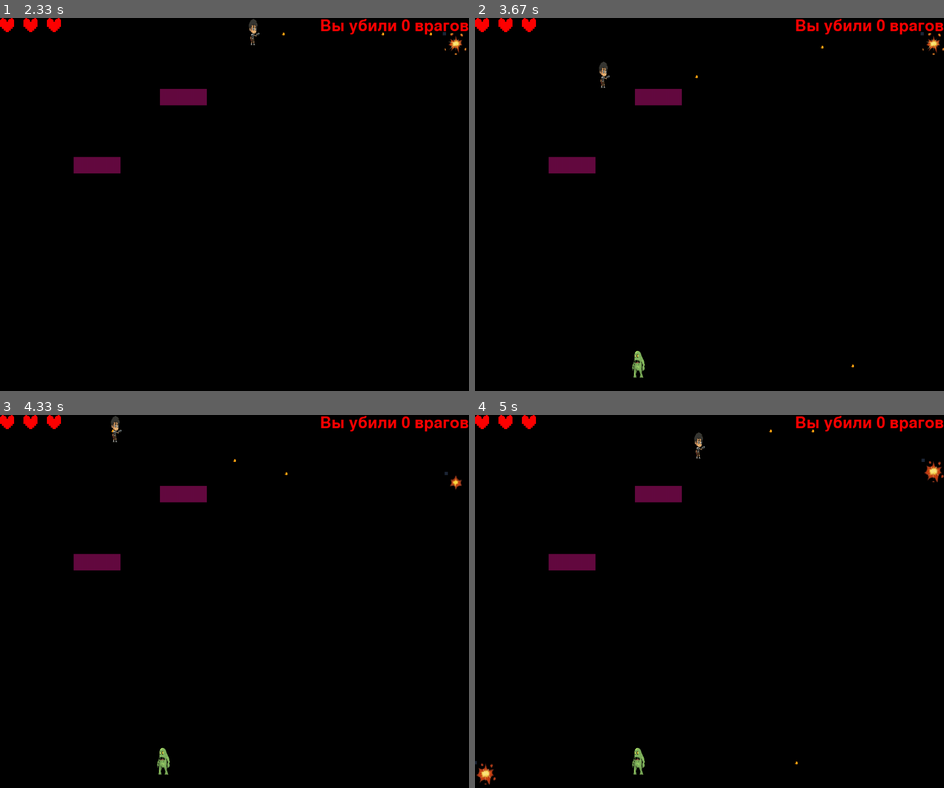
Above: before the commit, frames 1-4 (two rows, left to right).
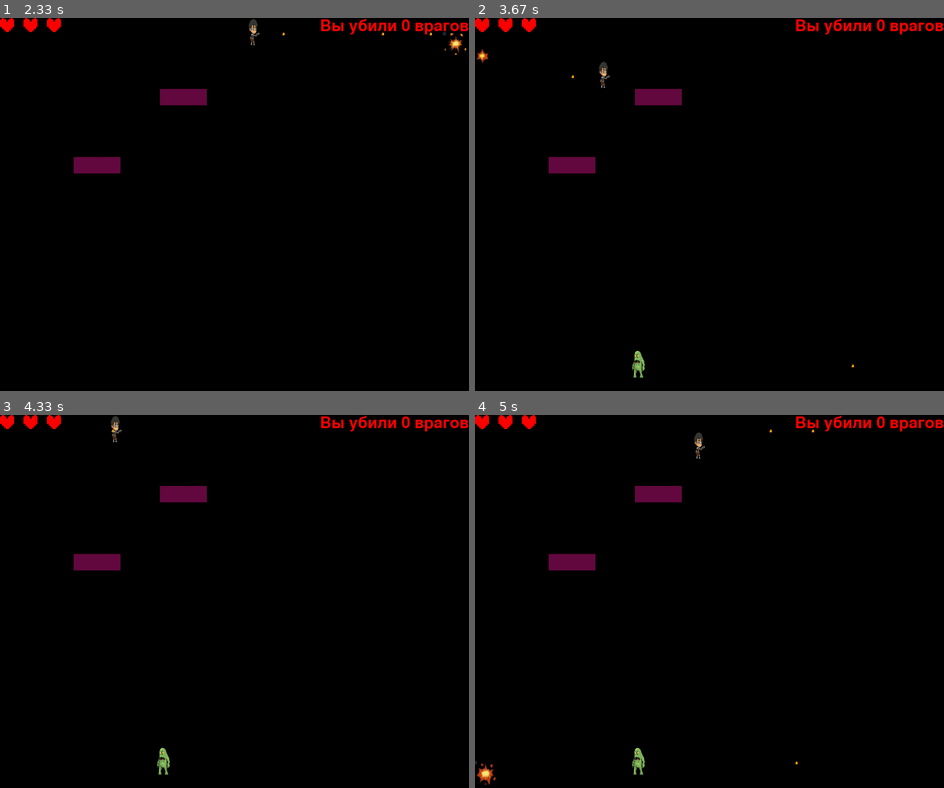
Above: after the commit, the same moments.

Repository: code-n-cry/pygame-tutoring-project
Game: pygame game, started from game.py
Two runs of this game, one before a commit and one after it. Both use one fixed random seed, a clock stepped at 60 frames per second and the inputs below.
Inputs (mouse positions are in pixels of both pictures, inside the frame that each line leads up to):
- Up to frame 1 (2.33 s): click "Начать игру" at 0.38 s; hold Space 0.67-1.13 s; hold D 0.67-1.13 s; move the mouse to (215, 223) at 0.7 s; hold D 1.17-1.63 s; move the mouse to (234, 230) at 1.2 s; tap Space at 1.23, 1.53, 1.73, 2.07 s; hold W 1.67-1.97 s; move the mouse to (281, 290) at 1.7 s; hold D from 2 s (still down); move the mouse to (89, 294) at 2.03 s
- Up to frame 2 (3.67 s): tap Space at 2.37, 2.57, 2.87, 3.13, 3.47 s; release D at 2.47 s; hold A 2.5-3.03 s; move the mouse to (883, 338) at 2.53 s; hold S 3.07-3.37 s; move the mouse to (587, 66) at 3.1 s; hold A from 3.4 s (still down); move the mouse to (718, 81) at 3.43 s
- Up to frame 3 (4.33 s): tap Space at 3.77, 3.9, 4.3 s; release A at 3.8 s; hold W 3.83-4.2 s; move the mouse to (121, 526) at 3.87 s; hold D from 4.23 s (still down); move the mouse to (211, 702) at 4.27 s
- Up to frame 4 (5 s): tap Space at 4.6, 4.97 s; release D at 4.87 s; hold S from 4.9 s (still down); move the mouse to (714, 642) at 4.93 s

Frame 1 is identical in both runs. In frame 2, 0.2% of the frame differs, in the area x 0-100%, y 3-17%; in frame 3, less than 0.1%; in frame 4, 0.1%.

Commit message:
добавил стрельбу в разные стороны

Diff:
--- a/game.py
+++ b/game.py
@@ -44,9 +44,11 @@
         if self.alive:
             pressed_keys = pygame.key.get_pressed()
             if pressed_keys[pygame.K_d] and self.rect.x + 30 < WIDTH:
+                self.speed_x = 7
                 self.rect.x += self.speed_x
             if pressed_keys[pygame.K_a] and self.rect.x > 10:
-                self.rect.x -= self.speed_x
+                self.speed_x = -7
+                self.rect.x += self.speed_x
             if pressed_keys[pygame.K_s] and self.rect.y + 60 < HEIGHT:
                 self.rect.y += self.speed_y
             if pressed_keys[pygame.K_w] and self.rect.y > 0:
@@ -261,7 +263,7 @@
             if event.type == pygame.KEYDOWN:
                 if event.key == pygame.K_SPACE:
                     if player.alive:
-                        bullet = Bullet(player.rect.x, player.rect.y + 30, 12)
+                        bullet = Bullet(player.rect.x, player.rect.y + 30, 12 * (player.speed_x / abs( player.speed_x)))
                         player_bullet_group.add(bullet)
             if event.type == TIME_EVENT:
                 for i in enemy_group:
